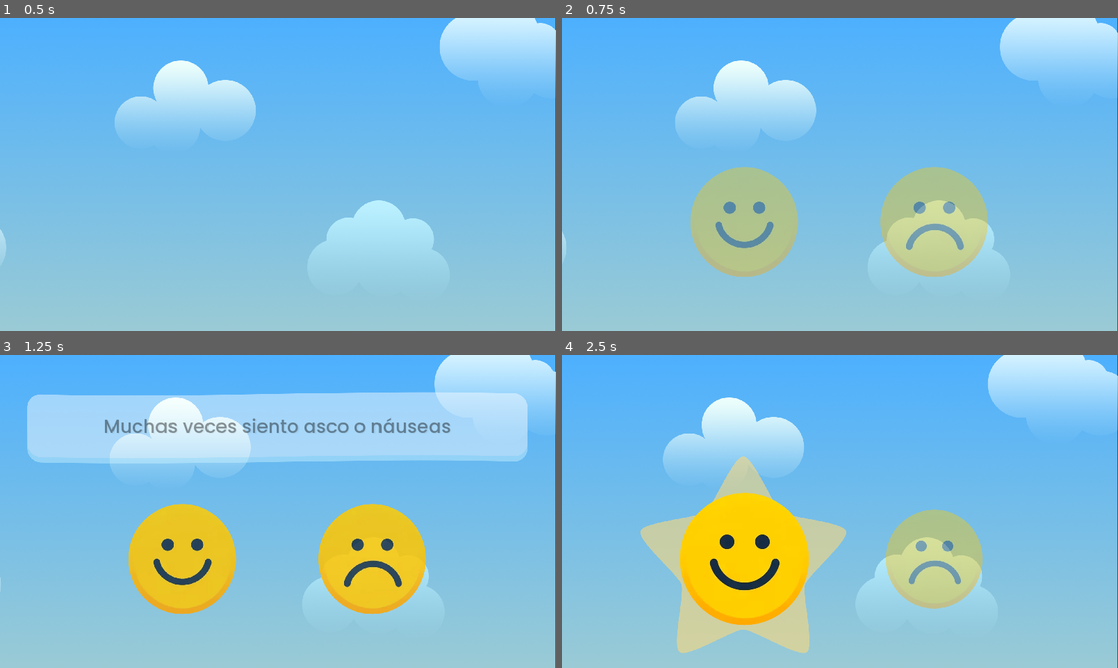
Above: before the commit, frames 1-4 (two rows, left to right).
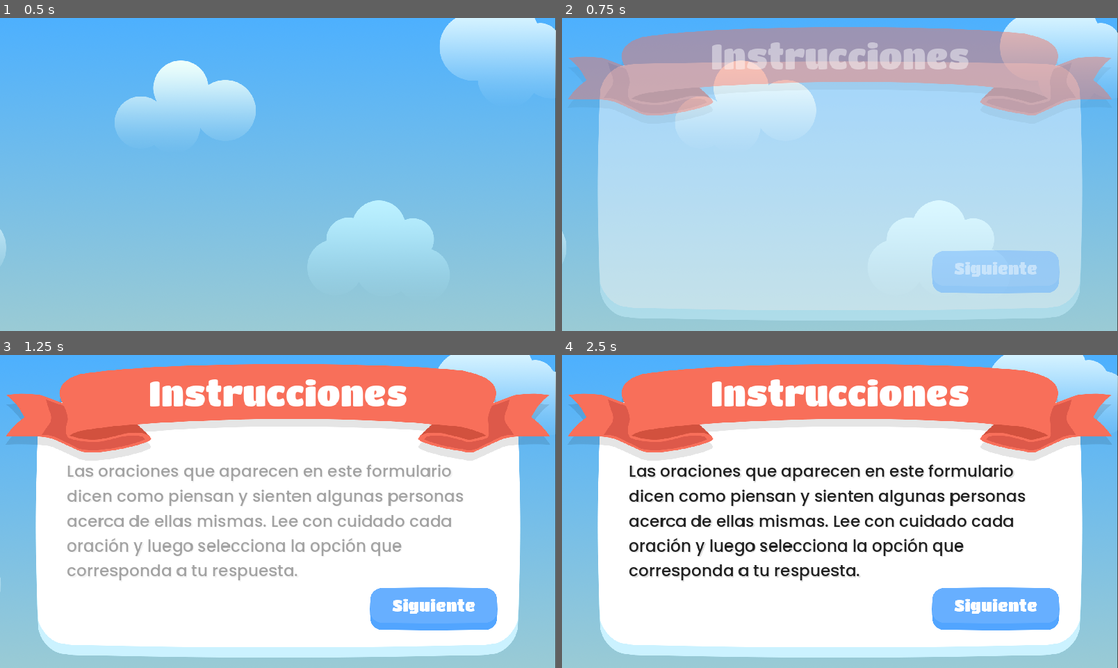
Above: after the commit, the same moments.

Repository: TIC-LPQS-2023B-2024A/hedan-game
Game: Godot game, scene res://src/questionnaire/questionnaire.tscn
The game is run twice, just before and just after one commit, with the same random seed, the same clock (stepped at 60 frames per second) and the same inputs. This scene is started directly instead of the project's main scene.
Inputs (mouse positions are in pixels of both pictures, inside the frame that each line leads up to):
- Up to frame 1 (0.5 s): no input
- Up to frame 2 (0.75 s): move the mouse to (962, 158) at 0.52 s; click (962, 158) at 0.67 s
- Up to frame 3 (1.25 s): no input
- Up to frame 4 (2.5 s): click (995, 608) at 1.25 s, where only the run after the commit has a clickable "Siguiente"; click (745, 558) at 2.02 s

Frame 1 is identical in both runs. In frame 2, 76% of the frame differs, in the area x 1-99%, y 2-94%; in frame 3, 80%, in the area x 1-99%, y 2-97%; in frame 4, 80%.

Commit message:
feat: agrega onboarding

Diff:
--- /dev/null
+++ b/src/common/gui/button.tscn
@@ -0,0 +1,6 @@
+[gd_scene load_steps=2 format=3 uid="uid://bms252q7tfcmg"]
+
+[ext_resource type="Texture2D" uid="uid://bi7dk2wllybpq" path="res://assets/gui/button.png" id="1_hjglc"]
+
+[node name="GuiButton" type="TextureButton"]
+texture_normal = ExtResource("1_hjglc")
--- /dev/null
+++ b/src/common/gui/gui_panel.tscn
@@ -0,0 +1,12 @@
+[gd_scene load_steps=2 format=3 uid="uid://cq2qq4s7gmj6j"]
+
+[ext_resource type="Texture2D" uid="uid://ca1wksd6cajxs" path="res://assets/gui/Panel.png" id="1_ikq2n"]
+
+[node name="GuiPanel" type="NinePatchRect"]
+offset_right = 82.0
+offset_bottom = 116.0
+texture = ExtResource("1_ikq2n")
+patch_margin_left = 75
+patch_margin_top = 85
+patch_margin_right = 78
+patch_margin_bottom = 95
--- /dev/null
+++ b/src/common/gui/ribbon.tscn
@@ -0,0 +1,12 @@
+[gd_scene load_steps=2 format=3 uid="uid://dvuoem26hoq32"]
+
+[ext_resource type="Texture2D" uid="uid://de2mfiwqriv61" path="res://assets/gui/Ribbon.png" id="1_vhx15"]
+
+[node name="Ribbon" type="NinePatchRect"]
+offset_right = 563.0
+offset_bottom = 213.0
+texture = ExtResource("1_vhx15")
+patch_margin_left = 258
+patch_margin_top = 51
+patch_margin_right = 305
+patch_margin_bottom = 162
--- a/src/questionnaire/answer_options/answer_options_container.tscn
+++ b/src/questionnaire/answer_options/answer_options_container.tscn
@@ -1,7 +1,8 @@
-[gd_scene load_steps=4 format=3 uid="uid://pme1hqw21lmb"]
+[gd_scene load_steps=5 format=3 uid="uid://pme1hqw21lmb"]
 
 [ext_resource type="Script" path="res://src/questionnaire/answer_options/answer_options_container.gd" id="1_f20xx"]
 [ext_resource type="PackedScene" uid="uid://bap300n4c1k01" path="res://src/questionnaire/answer_options/answer_option.tscn" id="2_2k670"]
+[ext_resource type="Theme" uid="uid://dstxhsipc4oib" path="res://assets/themes/question_theme.tres" id="3_a3jyl"]
 [ext_resource type="Texture2D" uid="uid://dgdkfl3oixn60" path="res://assets/sprites/answer_options/sad.png" id="6_u4d6t"]
 
 [node name="AnswerOptionsContainer" type="HBoxContainer"]
@@ -17,7 +18,39 @@
 z_index = 1
 layout_mode = 2
 
+[node name="Label" type="Label" parent="YesOption"]
+layout_mode = 1
+anchors_preset = 7
+anchor_left = 0.5
+anchor_top = 1.0
+anchor_right = 0.5
+anchor_bottom = 1.0
+offset_left = -118.0
+offset_top = -11.0
+offset_right = 110.0
+offset_bottom = 80.0
+grow_horizontal = 2
+grow_vertical = 0
+theme = ExtResource("3_a3jyl")
+text = "Soy así"
+
 [node name="NoOption" parent="." instance=ExtResource("2_2k670")]
 z_index = 1
 layout_mode = 2
 texture_normal = ExtResource("6_u4d6t")
+
+[node name="Label2" type="Label" parent="NoOption"]
+layout_mode = 1
+anchors_preset = 7
+anchor_left = 0.5
+anchor_top = 1.0
+anchor_right = 0.5
+anchor_bottom = 1.0
+offset_left = -114.0
+offset_top = -3.0
+offset_right = 114.0
+offset_bottom = 88.0
+grow_horizontal = 2
+grow_vertical = 0
+theme = ExtResource("3_a3jyl")
+text = "No soy así"
--- /dev/null
+++ b/src/questionnaire/onboarding/onboarding.gd
@@ -0,0 +1,55 @@
+extends Control
+
+class_name Onboarding
+
+signal onboarding_ended
+
+@onready var _first_instruction: Label = $GuiPanel/FirstInstruction
+@onready var _second_instruction: Label = $GuiPanel/SecondInstruction
+@onready var _third_instruction: Label = $GuiPanel/ThirdInstruction
+@onready var _block_control: Control = $BlockControl
+@onready var _next_button_label: Label = $GuiPanel/NextButton/Label
+
+var _instructions: Array[Label] = []
+
+var _current_instruction: int = 0
+
+func _ready() -> void:
+    _instructions = [_first_instruction, _second_instruction, _third_instruction]
+    for instruction in _instructions:
+        instruction.visible = false
+        instruction.modulate.a = 0
+    modulate.a = 0
+    _block_control.visible = true
+
+    var tween = get_tree().create_tween()
+    tween.tween_property(self, "modulate:a", 1, 0.5).set_trans(Tween.TRANS_SINE)
+    await tween.finished
+
+    _instructions[_current_instruction].visible = true
+    tween = get_tree().create_tween()
+    tween.tween_property(_instructions[_current_instruction], "modulate:a", 1, 0.5).set_trans(Tween.TRANS_SINE)
+    await tween.finished
+
+    _block_control.visible = false
+
+func _on_next_button_pressed():
+    if _current_instruction == _instructions.size() - 2:
+        _next_button_label.text = "¡Empecemos!"
+
+    _block_control.visible = true
+    var tween = get_tree().create_tween()
+    tween.tween_property(_instructions[_current_instruction], "modulate:a", 0, 0.5).set_trans(Tween.TRANS_SINE)
+    await tween.finished
+
+    if _current_instruction == _instructions.size() - 1:
+        onboarding_ended.emit()
+        return
+
+    _current_instruction += 1
+    _instructions[_current_instruction].visible = true
+    tween = get_tree().create_tween()
+    tween.tween_property(_instructions[_current_instruction], "modulate:a", 1, 0.5).set_trans(Tween.TRANS_SINE)
+    await tween.finished
+
+    _block_control.visible = false
--- /dev/null
+++ b/src/questionnaire/onboarding/onboarding.tscn
@@ -0,0 +1,208 @@
+[gd_scene load_steps=10 format=3 uid="uid://mv7p5osa8oig"]
+
+[ext_resource type="Script" path="res://src/questionnaire/onboarding/onboarding.gd" id="1_ju6de"]
+[ext_resource type="PackedScene" uid="uid://cq2qq4s7gmj6j" path="res://src/common/gui/gui_panel.tscn" id="1_w3pb2"]
+[ext_resource type="Theme" uid="uid://dstxhsipc4oib" path="res://assets/themes/question_theme.tres" id="2_do1gh"]
+[ext_resource type="Texture2D" uid="uid://b4bhqb0jmqghf" path="res://assets/sprites/answer_options/happy.png" id="3_1uu0g"]
+[ext_resource type="PackedScene" uid="uid://dvuoem26hoq32" path="res://src/common/gui/ribbon.tscn" id="3_nqkem"]
+[ext_resource type="Texture2D" uid="uid://dgdkfl3oixn60" path="res://assets/sprites/answer_options/sad.png" id="4_71npd"]
+[ext_resource type="FontFile" uid="uid://4y22whsnw4fa" path="res://assets/fonts/TitanOne-Regular.ttf" id="4_rhpcd"]
+[ext_resource type="PackedScene" uid="uid://bms252q7tfcmg" path="res://src/common/gui/button.tscn" id="6_mwsb0"]
+[ext_resource type="Script" path="res://src/common/behaviours/cursor_changer.gd" id="8_4hvit"]
+
+[node name="Onboarding" type="Control"]
+layout_mode = 3
+anchors_preset = 15
+anchor_right = 1.0
+anchor_bottom = 1.0
+grow_horizontal = 2
+grow_vertical = 2
+script = ExtResource("1_ju6de")
+
+[node name="GuiPanel" parent="." instance=ExtResource("1_w3pb2")]
+layout_mode = 1
+offset_left = 125.0
+offset_top = 150.0
+offset_right = 1799.0
+offset_bottom = 1044.0
+
+[node name="FirstInstruction" type="Label" parent="GuiPanel"]
+layout_mode = 1
+anchors_preset = 8
+anchor_left = 0.5
+anchor_top = 0.5
+anchor_right = 0.5
+anchor_bottom = 0.5
+offset_left = -729.5
+offset_top = -237.5
+offset_right = 729.5
+offset_bottom = 349.5
+grow_horizontal = 2
+grow_vertical = 2
+theme = ExtResource("2_do1gh")
+theme_override_font_sizes/font_size = 56
+text = "Las oraciones que aparecen en este formulario dicen como piensan y sienten algunas personas acerca de ellas mismas. Lee con cuidado cada oración y luego selecciona la opción que corresponda a tu respuesta."
+autowrap_mode = 2
+clip_text = true
+
+[node name="SecondInstruction" type="Label" parent="GuiPanel"]
+layout_mode = 1
+anchors_preset = 8
+anchor_left = 0.5
+anchor_top = 0.5
+anchor_right = 0.5
+anchor_bottom = 0.5
+offset_left = -729.5
+offset_top = -237.5
+offset_right = 729.5
+offset_bottom = 349.5
+grow_horizontal = 2
+grow_vertical = 2
+theme = ExtResource("2_do1gh")
+theme_override_font_sizes/font_size = 56
+text = "Cuando respondas las preguntas escoje la carita feliz      , si piensas que así eres. Escoje la carita triste      , si crees que no eres así."
+autowrap_mode = 2
+clip_text = true
+
+[node name="HappyFaceMini" type="TextureRect" parent="GuiPanel/SecondInstruction"]
+layout_mode = 0
+offset_left = 123.5
+offset_top = 77.5
+offset_right = 523.5
+offset_bottom = 477.5
+scale = Vector2(0.2, 0.2)
+texture = ExtResource("3_1uu0g")
+
+[node name="SadFaceMini" type="TextureRect" parent="GuiPanel/SecondInstruction"]
+layout_mode = 0
+offset_left = 154.5
+offset_top = 161.5
+offset_right = 554.5
+offset_bottom = 561.5
+scale = Vector2(0.2, 0.2)
+texture = ExtResource("4_71npd")
+
+[node name="HappyFace" type="TextureRect" parent="GuiPanel/SecondInstruction"]
+layout_mode = 0
+offset_left = -7.5
+offset_top = 278.5
+offset_right = 392.5
+offset_bottom = 678.5
+scale = Vector2(0.6, 0.6)
+texture = ExtResource("3_1uu0g")
+
+[node name="SadFace" type="TextureRect" parent="GuiPanel/SecondInstruction"]
+layout_mode = 0
+offset_left = 585.5
+offset_top = 284.5
+offset_right = 985.5
+offset_bottom = 684.5
+scale = Vector2(0.6, 0.6)
+texture = ExtResource("4_71npd")
+
+[node name="IAm" type="Label" parent="GuiPanel/SecondInstruction"]
+layout_mode = 0
+offset_left = 238.5
+offset_top = 317.5
+offset_right = 466.5
+offset_bottom = 408.5
+theme = ExtResource("2_do1gh")
+text = "Soy así"
+
+[node name="IAmNot" type="Label" parent="GuiPanel/SecondInstruction"]
+layout_mode = 0
+offset_left = 831.5
+offset_top = 320.5
+offset_right = 1158.5
+offset_bottom = 411.5
+theme = ExtResource("2_do1gh")
+text = "No soy así"
+
+[node name="ThirdInstruction" type="Label" parent="GuiPanel"]
+layout_mode = 1
+anchors_preset = 8
+anchor_left = 0.5
+anchor_top = 0.5
+anchor_right = 0.5
+anchor_bottom = 0.5
+offset_left = -729.5
+offset_top = -237.5
+offset_right = 729.5
+offset_bottom = 349.5
+grow_horizontal = 2
+grow_vertical = 2
+theme = ExtResource("2_do1gh")
+theme_override_font_sizes/font_size = 56
+text = "Responde a cada oración, incluso si te resulta difícil elegir una respuesta que se aplique a ti. No hay respuestas correctas ni incorrectas, solo tú puedes decirnos como piensas y sientes con respecto a ti mismo."
+autowrap_mode = 2
+clip_text = true
+
+[node name="NextButton" parent="GuiPanel" instance=ExtResource("6_mwsb0")]
+layout_mode = 1
+anchors_preset = 3
+anchor_left = 1.0
+anchor_top = 1.0
+anchor_right = 1.0
+anchor_bottom = 1.0
+offset_left = -522.0
+offset_top = -244.0
+offset_right = 114.0
+offset_bottom = -25.9996
+grow_horizontal = 0
+grow_vertical = 0
+scale = Vector2(0.7, 0.7)
+
+[node name="Label" type="Label" parent="GuiPanel/NextButton"]
+layout_mode = 1
+anchors_preset = 8
+anchor_left = 0.5
+anchor_top = 0.5
+anchor_right = 0.5
+anchor_bottom = 0.5
+offset_left = -163.5
+offset_top = -57.5
+offset_right = 163.5
+offset_bottom = 17.5
+grow_horizontal = 2
+grow_vertical = 2
+theme_override_colors/font_color = Color(1, 1, 1, 1)
+theme_override_fonts/font = ExtResource("4_rhpcd")
+theme_override_font_sizes/font_size = 80
+text = "Siguiente"
+
+[node name="CursorChanger" type="Node" parent="GuiPanel/NextButton"]
+script = ExtResource("8_4hvit")
+
+[node name="Ribbon" parent="." instance=ExtResource("3_nqkem")]
+layout_mode = 0
+offset_left = 20.0
+offset_top = 31.0
+offset_right = 1903.0
+offset_bottom = 365.0
+
+[node name="Title" type="Label" parent="Ribbon"]
+layout_mode = 1
+anchors_preset = 8
+anchor_left = 0.5
+anchor_top = 0.5
+anchor_right = 0.5
+anchor_bottom = 0.5
+offset_left = -178.0
+offset_top = -97.0
+offset_right = 178.0
+offset_bottom = -41.0
+grow_horizontal = 2
+grow_vertical = 2
+theme_override_fonts/font = ExtResource("4_rhpcd")
+theme_override_font_sizes/font_size = 120
+text = "Instrucciones"
+
+[node name="BlockControl" type="Control" parent="."]
+layout_mode = 1
+anchors_preset = 15
+anchor_right = 1.0
+anchor_bottom = 1.0
+grow_horizontal = 2
+grow_vertical = 2
+
+[connection signal="pressed" from="GuiPanel/NextButton" to="." method="_on_next_button_pressed"]
--- a/src/questionnaire/questionnaire.gd
+++ b/src/questionnaire/questionnaire.gd
@@ -5,6 +5,7 @@
 @onready var _answer_options_container: AnswerOptionsContainer = $AnswerOptionsContainer
 @onready var _question_container: QuestionContainer = $QuestionContainer
 @onready var _minigame_start_message_container_scene = preload ("res://src/questionnaire/minigame_start_message_container/minigame_start_message_container.tscn")
+@onready var _onboarding_scene = preload ("res://src/questionnaire/onboarding/onboarding.tscn")
 @onready var _block_control: Control = $BlockControl
 
 var _questions: Array[String] = []
@@ -40,10 +41,8 @@
 	intro_tween.tween_property(self, "modulate", Color(1, 1, 1, 1), 0.5).set_trans(Tween.TRANS_SINE)
 	await intro_tween.finished
 
-	await play_intro_tween()
-	_start_time = Time.get_ticks_msec()
-	_question_container.question_changed.connect(_on_question_changed)
-	_block_control.visible = false
+	add_child(_onboarding_scene.instantiate())
+	($Onboarding as Onboarding).onboarding_ended.connect(_on_onboarding_ended)
 
 func _parse_csv_to_questions(file_path: String) -> Array[String]:
 	var file = FileAccess.open(file_path, FileAccess.READ)
@@ -55,6 +54,17 @@
 
 	file.close()
 	return questions_array
+
+func _on_onboarding_ended():
+	var onboarding_ended_tween = create_tween().set_parallel(false)
+	onboarding_ended_tween.tween_property($Onboarding, "modulate:a", 0, 0.5).set_trans(Tween.TRANS_SINE)
+	await onboarding_ended_tween.finished
+	$Onboarding.queue_free()
+
+	await play_intro_tween()
+	_start_time = Time.get_ticks_msec()
+	_question_container.question_changed.connect(_on_question_changed)
+	_block_control.visible = false
 
 func _change_to_next_question(answer: bool):
 	var end_time = Time.get_ticks_msec()
Binary file added: assets/gui/Ribbon.png
Not shown, added: assets/gui/Ribbon.png.import
Binary file added: assets/gui/button.png
Not shown, added: assets/gui/button.png.import
